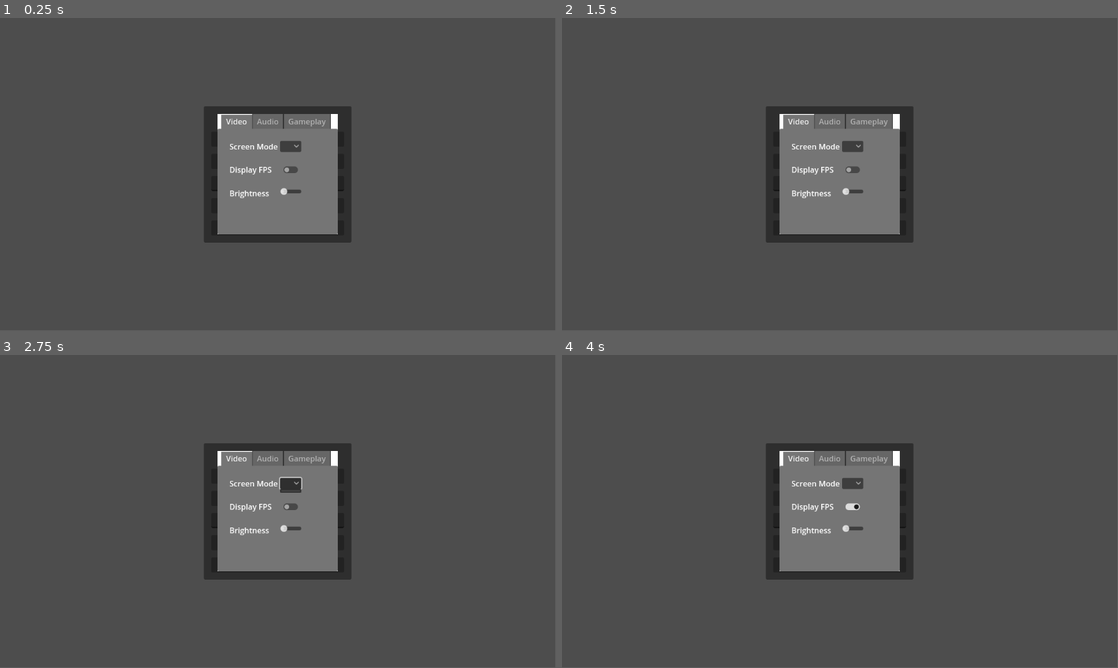
Above: before the commit, frames 1-4 (two rows, left to right).
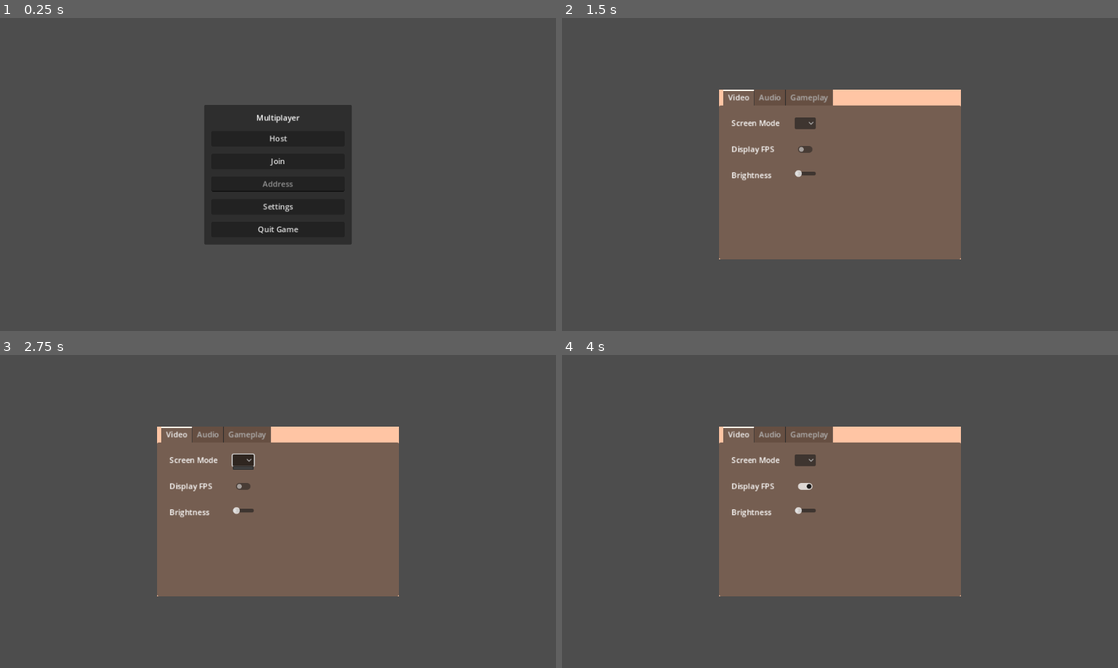
Above: after the commit, the same moments.

Repository: CT-Inc/beaverdev
Game: Godot game, scene res://Scenes/Main.tscn
The game is run twice, just before and just after one commit, with the same random seed, the same clock (stepped at 60 frames per second) and the same inputs.
Inputs (mouse positions are in pixels of both pictures, inside the frame that each line leads up to; where the layout moved, square brackets give the same spot in the first picture):
- Up to frame 1 (0.25 s): no input
- Up to frame 2 (1.5 s): click (840, 183) at 0.52 s; type "12" at 0.6 s; click "Settings" at 1.25 s
- Up to frame 3 (2.75 s): click (244, 461) [289, 483] at 2 s
- Up to frame 4 (4 s): click (806, 486) [851, 508] at 2.75 s; click "Host" at 3.5 s
In our replay, the window is 799x449 before the commit and 800x450 after it. These sizes can differ from the game's own. Grey fills any space a smaller window leaves; there, only what the larger window draws over its background counts as a difference.

The runs differ from the first frame. In frame 1, 8.3% of the frame differs, in the area x 36-64%, y 27-73%; in frame 2, 23%; in frame 3, 23%, in the area x 28-72%, y 22-78%; in frame 4, 23%.
Error after the commit: Invalid assignment of property or key 'adjustment_enabled' with value of type 'bool' on a base object of type 'null instance'. (res://Scripts/world_environment…

Commit message:
setting menu start, can do fov and mouse sensitivity

Diff:
--- a/Scenes/Main.tscn
+++ b/Scenes/Main.tscn
@@ -1,8 +1,10 @@
-[gd_scene load_steps=4 format=3 uid="uid://cohd0ruxg0o55"]
+[gd_scene load_steps=6 format=3 uid="uid://cohd0ruxg0o55"]
 
 [ext_resource type="PackedScene" uid="uid://c636e4idxytf5" path="res://Scenes/World.tscn" id="1_5dtit"]
 [ext_resource type="Script" path="res://Scripts/Main.gd" id="1_i2ty8"]
 [ext_resource type="PackedScene" uid="uid://04veyn23iiai" path="res://Scenes/SettingsMenu.tscn" id="3_8mi8s"]
+[ext_resource type="PackedScene" uid="uid://dyrtmwcod708k" path="res://Scenes/world_environment.tscn" id="4_820p5"]
+[ext_resource type="Environment" uid="uid://bsncl8lprwif" path="res://Scenes/world_env.tres" id="5_svva5"]
 
 [node name="Main" type="Node"]
 script = ExtResource("1_i2ty8")
@@ -68,7 +70,11 @@
 
 [node name="SettingsMenu" parent="." instance=ExtResource("3_8mi8s")]
 
+[node name="WorldEnvironment" parent="." instance=ExtResource("4_820p5")]
+environment = ExtResource("5_svva5")
+
 [connection signal="pressed" from="CanvasLayer/MainMenu/MarginContainer/VBoxContainer/Host Button" to="." method="_on_host_button_pressed"]
 [connection signal="pressed" from="CanvasLayer/MainMenu/MarginContainer/VBoxContainer/Join Button" to="." method="_on_join_button_pressed"]
 [connection signal="pressed" from="CanvasLayer/MainMenu/MarginContainer/VBoxContainer/Settings" to="." method="_on_settings_pressed"]
 [connection signal="pressed" from="CanvasLayer/MainMenu/MarginContainer/VBoxContainer/Quit Game" to="." method="_on_quit_game_pressed"]
+[connection signal="popup_hide" from="SettingsMenu" to="." method="_on_settings_menu_popup_hide"]
--- a/Scenes/SettingsMenu.tscn
+++ b/Scenes/SettingsMenu.tscn
@@ -1,12 +1,14 @@
-[gd_scene load_steps=3 format=3 uid="uid://04veyn23iiai"]
+[gd_scene load_steps=4 format=3 uid="uid://04veyn23iiai"]
 
 [ext_resource type="Script" path="res://Scripts/SettingsMenu.gd" id="1_j8b34"]
+
+[sub_resource type="Theme" id="Theme_mcjhx"]
 
 [sub_resource type="Theme" id="Theme_a778a"]
 
 [node name="SettingsMenu" type="Popup"]
 initial_position = 1
-size = Vector2i(250, 250)
+size = Vector2i(500, 350)
 visible = true
 script = ExtResource("1_j8b34")
 
@@ -16,6 +18,7 @@
 anchor_bottom = 1.0
 grow_horizontal = 2
 grow_vertical = 2
+color = Color(1, 0.772549, 0.643137, 1)
 
 [node name="TabContainer" type="TabContainer" parent="."]
 anchors_preset = 15
@@ -23,6 +26,8 @@
 anchor_bottom = 1.0
 grow_horizontal = 2
 grow_vertical = 2
+mouse_filter = 0
+theme = SubResource("Theme_mcjhx")
 
 [node name="Video" type="TabBar" parent="TabContainer"]
 layout_mode = 2
@@ -31,6 +36,7 @@
 layout_mode = 0
 offset_right = 150.0
 offset_bottom = 78.0
+mouse_filter = 0
 theme_override_constants/margin_left = 25
 theme_override_constants/margin_top = 25
 theme_override_constants/margin_right = 25
@@ -38,7 +44,8 @@
 
 [node name="VideoSettings" type="GridContainer" parent="TabContainer/Video/MarginContainer"]
 layout_mode = 2
-theme_override_constants/v_separation = 25
+theme_override_constants/h_separation = 30
+theme_override_constants/v_separation = 30
 columns = 2
 
 [node name="ScreenMode" type="Label" parent="TabContainer/Video/MarginContainer/VideoSettings"]
@@ -82,6 +89,7 @@
 layout_mode = 0
 offset_right = 40.0
 offset_bottom = 40.0
+mouse_filter = 0
 theme_override_constants/margin_left = 25
 theme_override_constants/margin_top = 25
 theme_override_constants/margin_right = 25
@@ -129,5 +137,6 @@
 size_flags_horizontal = 3
 size_flags_vertical = 1
 
+[connection signal="value_changed" from="TabContainer/Video/MarginContainer/VideoSettings/BrightnessSlider" to="." method="_on_brightness_slider_value_changed"]
 [connection signal="value_changed" from="TabContainer/Gameplay/MarginContainer/GameplaySettings/FOVOption/FOVSlider" to="." method="_on_fov_slider_value_changed"]
 [connection signal="value_changed" from="TabContainer/Gameplay/MarginContainer/GameplaySettings/MouseSensOption/MouseSensSlider" to="." method="_on_mouse_sens_slider_value_changed"]
--- a/Scenes/World.tscn
+++ b/Scenes/World.tscn
@@ -9,30 +9,8 @@
 [ext_resource type="PackedScene" uid="uid://bf8ad11ay7nf7" path="res://Objects/Trees/tree_default.tscn" id="9_mwobl"]
 [ext_resource type="PackedScene" uid="uid://2jknd8dcoyub" path="res://Objects/Cliffs/cliff_waterfall_stone.tscn" id="9_thd75"]
 
-[sub_resource type="ShaderMaterial" id="ShaderMaterial_b4fhu"]
-
-[sub_resource type="Sky" id="Sky_8nsn2"]
-sky_material = SubResource("ShaderMaterial_b4fhu")
-
-[sub_resource type="Environment" id="Environment_ro7m0"]
-background_mode = 1
-background_color = Color(0.454234, 0.804569, 1, 1)
-background_energy_multiplier = 0.66
-sky = SubResource("Sky_8nsn2")
-ambient_light_color = Color(0.93408, 0.93408, 0.93408, 1)
-tonemap_mode = 2
-tonemap_exposure = 1.01
-glow_intensity = 1.0
-fog_light_color = Color(0.384314, 0.552941, 0.607843, 1)
-volumetric_fog_density = 0.02
-volumetric_fog_albedo = Color(1.98299e-05, 0.960996, 0.968917, 1)
-volumetric_fog_emission = Color(0.447287, 0.482965, 0.734815, 1)
-
 [node name="World" type="Node3D"]
 transform = Transform3D(1, 0, 0, 0, 1, 0, 0, 0, 1, 0, 0.831938, 0)
-
-[node name="WorldEnvironment" type="WorldEnvironment" parent="."]
-environment = SubResource("Environment_ro7m0")
 
 [node name="ground_grass2" parent="." instance=ExtResource("1_we8se")]
 transform = Transform3D(8.57798, 0, 0.0372073, 0, 1.02298, 0, -0.0342847, 0, 9.30922, -0.0610466, -0.0846599, 0)
--- a/Scripts/Main.gd
+++ b/Scripts/Main.gd
@@ -4,14 +4,18 @@
 @onready var address_entry = $CanvasLayer/MainMenu/MarginContainer/VBoxContainer/Address
 @onready var world = $World  # Add a reference to the World node
 @onready var settings_menu = $SettingsMenu
+@onready var world_env = $WorldEnvironment
 
 
 const Player = preload("res://Scenes/Player.tscn")
 const PORT = 9999
 var enet_peer = ENetMultiplayerPeer.new()
 
+var settings_open = false
+
 func _ready():
 	world.visible = false  # Ensure the World is hidden initially
+	settings_menu.visible = false
 	Input.set_mouse_mode(Input.MOUSE_MODE_VISIBLE)  # Ensure mouse is visible
 
 	if OS.has_feature("dedicated_server"):
@@ -21,9 +25,14 @@
 		main_menu.show()
 
 func _unhandled_input(event):
+	#when pressing quit to close the menu, the signal _popup_hide() is called,
+	#not this area
 	if Input.is_action_just_pressed("Quit"):
+		# make sure we are not in main menu
+		if main_menu.is_visible_in_tree():
+			return
 		settings_menu.popup_centered()
-
+		_handle_gui_shit(true)
 
 
 func _on_host_button_pressed():
@@ -61,6 +70,7 @@
 func _start_game():
 	main_menu.hide()
 	world.visible = true  # Make the World visible
+	Input.set_mouse_mode(Input.MOUSE_MODE_CAPTURED)
 
 
 func add_player(peer_id):
@@ -83,5 +93,22 @@
 
 
 func _on_settings_pressed():
-	print("settings")
 	settings_menu.popup_centered()
+
+func _handle_gui_shit(state):
+	settings_open = state
+	if settings_open:
+		print("we are visible/OPEN MENU MODE/taking control from you")
+		GlobalSettings.update_game_state(0)
+		# restrict player input to gui only, apply blur or some thing
+	else:
+		# give back player input
+		print("we are closing now fuck you bye bbye/giving back movement control")
+		GlobalSettings.update_game_state(1)
+		Input.set_mouse_mode(Input.MOUSE_MODE_CAPTURED)
+	#remove control of player input froom game world and oonly popup
+
+
+func _on_settings_menu_popup_hide():
+	_handle_gui_shit(false)
+	#
--- a/Scripts/Player.gd
+++ b/Scripts/Player.gd
@@ -51,6 +51,8 @@
 var _velocity := Vector3.ZERO
 var _looking_at = null
 
+var can_move: int = 1
+
 @onready var head = $Head
 @onready var camera: Camera3D = $Head/Camera3D
 @onready var gun_anim = $Head/Camera3D/Rifle/AnimationPlayer
@@ -66,10 +68,14 @@
 	camera.current = true
 	GlobalSettings.connect("fov_updated", _on_fov_updated)
 	GlobalSettings.connect("mouse_sens_updated", _on_mouse_sens_updated)
+	GlobalSettings.connect("game_state_updated", _on_game_state_updated)
 
 
 func _input(event: InputEvent) -> void:
 	if not is_multiplayer_authority():
+		return
+	if can_move == 0:
+		print("cant move here")
 		return
 
 	if event is InputEventMouseButton:
@@ -268,4 +274,7 @@
 
 func _on_mouse_sens_updated(value):
 	MOUSE_SENS = value
-	print(value)
+
+func _on_game_state_updated(value):
+	can_move = value
+	print("can_move", value)
--- a/Scripts/SettingsMenu.gd
+++ b/Scripts/SettingsMenu.gd
@@ -3,10 +3,15 @@
 @onready var fov_val = $TabContainer/Gameplay/MarginContainer/GameplaySettings/FOVOption/FOVAmt
 @onready var fov_slider = $TabContainer/Gameplay/MarginContainer/GameplaySettings/FOVOption/FOVSlider
 
+@onready var mouse_sens_val = $TabContainer/Gameplay/MarginContainer/GameplaySettings/MouseSensOption/MouseSensAmt
+@onready var mouse_sens_slider = $TabContainer/Gameplay/MarginContainer/GameplaySettings/MouseSensOption/MouseSensSlider
 
+@onready var brightness_slider = $TabContainer/Video/MarginContainer/VideoSettings/BrightnessSlider
 # Called when the node enters the scene tree for the first time.
 func _ready():
-	pass # Replace with function body.
+	fov_slider.value = Save.game_data.fov
+	mouse_sens_slider.value = Save.game_data.mouse_sens
+	brightness_slider.value = Save.game_data.brightness
 
 
 # Called every frame. 'delta' is the elapsed time since the previous frame.
@@ -16,7 +21,11 @@
 
 func _on_fov_slider_value_changed(value):
 	GlobalSettings.update_fov(value)
-
+	fov_val.text = str(value)
 
 func _on_mouse_sens_slider_value_changed(value):
 	GlobalSettings.update_mouse_sens(value)
+	mouse_sens_val.text = str(value)
+
+func _on_brightness_slider_value_changed(value):
+	GlobalSettings.update_brightness(value)
--- a/Scripts/global_settings.gd
+++ b/Scripts/global_settings.gd
@@ -3,6 +3,8 @@
 signal bloom_toggled(value)
 signal fov_updated(value)
 signal mouse_sens_updated(value)
+signal brightness_updated(value)
+signal game_state_updated(value)
 
 func toggle_fullscreen(value):
 	pass
@@ -16,6 +18,22 @@
 
 func update_fov(value):
 	emit_signal("fov_updated", value)
+	Save.game_data.fov = value
+	Save.save_data()
 
 func update_mouse_sens(value):
 	emit_signal("mouse_sens_updated", value)
+	Save.game_data.mouse_sens = value
+	Save.save_data()
+
+func update_brightness(value):
+	emit_signal("brightness_updated", value)
+	print('should have emitted')
+	Save.game_data.brightness = value
+	Save.save_data()
+
+func update_game_state(value):
+	emit_signal("game_state_updated", value)
+	Save.game_data.game_state = value
+	Save.save_data()
+	print('updating game state ', value)
--- a/Scripts/save.gd
+++ b/Scripts/save.gd
@@ -21,11 +21,14 @@
 			"sfx_vol": -10,
 			"fov": 70,
 			"mouse_sens": .1,
+			"game_state": 1,
+			# game_state = 1, in game moving etc
+			# game_state = 0, paused, all input restricted
 		}
 		save_data()
-		var file = FileAccess.open(SAVEFILE, FileAccess.READ)
-		game_data = file.get_var()
-		file.close()
+	var file = FileAccess.open(SAVEFILE, FileAccess.READ)
+	game_data = file.get_var()
+	file.close()
 
 func save_data():
 	var file = FileAccess.open(SAVEFILE, FileAccess.WRITE)
--- a/Scripts/world_environment.gd
+++ b/Scripts/world_environment.gd
@@ -1,13 +1,16 @@
 extends WorldEnvironment
+
 
 
 # Called when the node enters the scene tree for the first time.
 func _ready():
 	GlobalSettings.connect("bloom_toggled", _on_bloom_toggled)
-	#GlobalSettings.connect("brightness_updated", _on_brightness_updated)
+	GlobalSettings.connect("brightness_updated", _on_brightness_updated)
+	# This needs to be set to true to adjust environment settings.
+	environment.adjustment_enabled = true
 
 func _on_bloom_toggled(value):
 	environment.glow_enabled = value
 
 func _on_brightness_updated(value):
-	environment.adjustment_brightness = value
+	environment.adjustment_brightness = value / 50.0
--- a/project.godot
+++ b/project.godot
@@ -18,6 +18,11 @@
 [autoload]
 
 GlobalSettings="*res://Scripts/global_settings.gd"
+Save="*res://Scripts/save.gd"
+
+[display]
+
+window/stretch/mode="canvas_items"
 
 [input]
 
Not shown: 1 places in Scenes/World.tscn that only renumber resources
